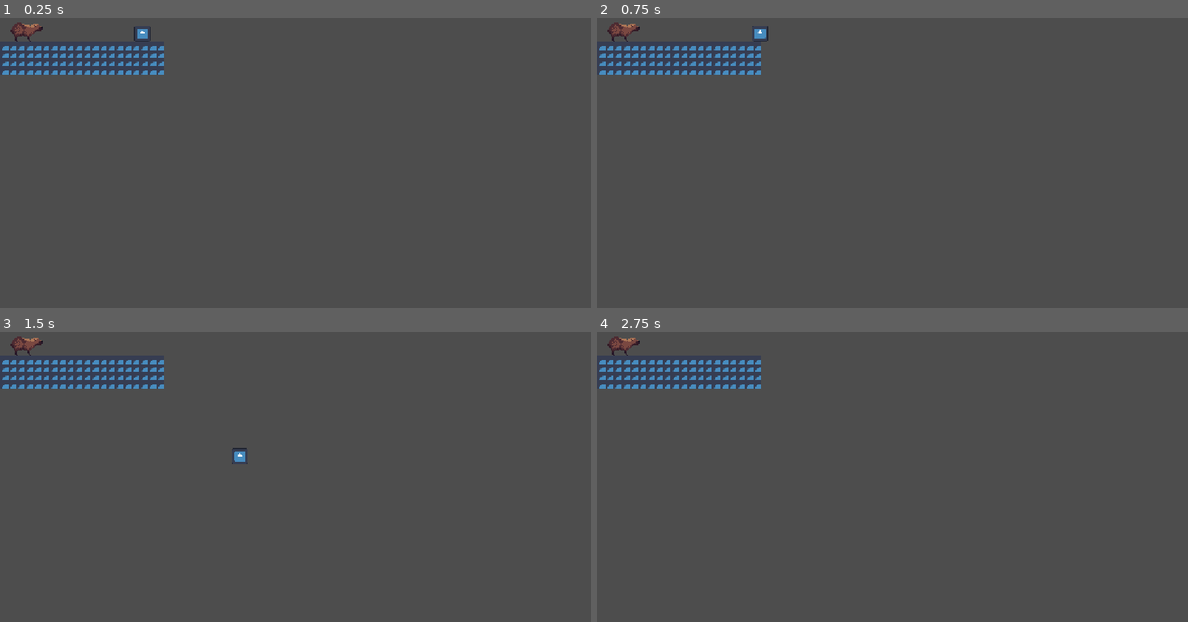
Above: before the commit, frames 1-4 (two rows, left to right).
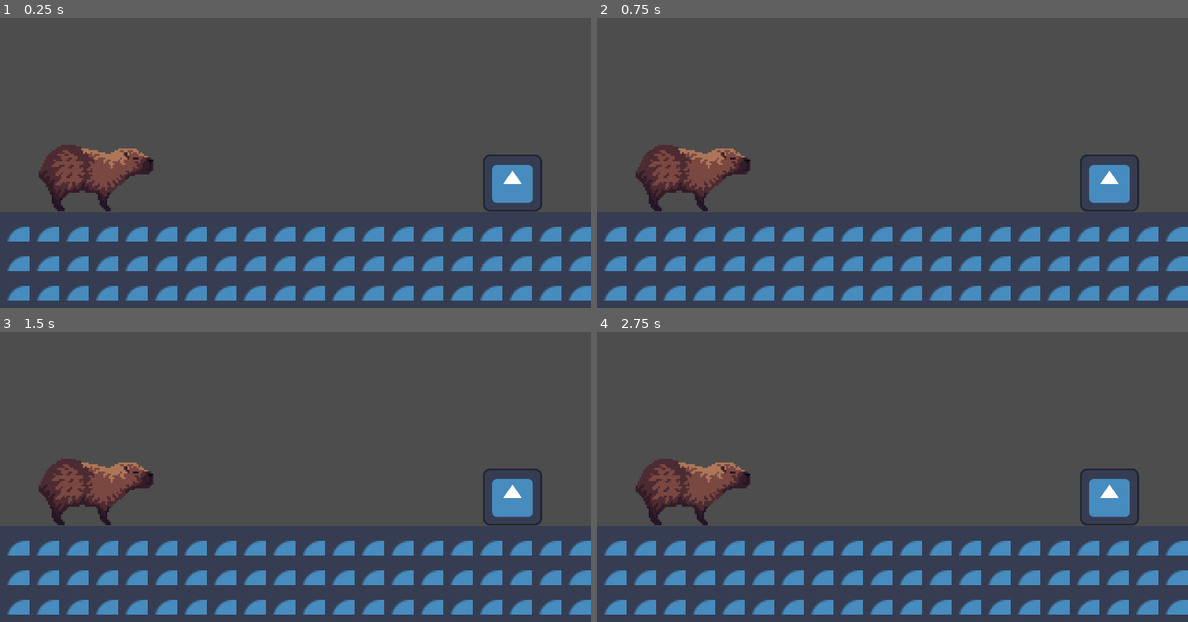
Above: after the commit, the same moments.

Repository: Kevin-Aluth/project-sasaki
Game: Godot game, scene res://mondo.tscn
Two runs of this game, one before a commit and one after it. Both use one fixed random seed, a clock stepped at 60 frames per second and the inputs below. The engine's default icon, where the game draws it, is replaced by a stand-in: a white triangle on a blue panel in a dark square.
Inputs (mouse positions are in pixels of both pictures, inside the frame that each line leads up to):
- Up to frame 1 (0.25 s): no input
- Up to frame 2 (0.75 s): tap Enter (ui_accept) at 0.5 s; move the mouse to (1022, 125) at 0.52 s; press the mouse at (1022, 125) at 0.53 s; hold Right (ui_right) from 0.53 s (still down); tap Z (attack) at 0.6 s
- Up to frame 3 (1.5 s): keep holding Right (ui_right); tap Enter (ui_accept) at 0.77, 1.07 s; move the mouse to (177, 471) at 1.27 s; release the mouse at (177, 471) at 1.28 s; click (177, 471) at 1.35 s
- Up to frame 4 (2.75 s): tap Enter (ui_accept) at 1.52, 1.82 s; tap E (interact, bound only after the commit) at 1.55, 2.1 s; move the mouse to (951, 384) at 2.02 s; release Right (ui_right) at 2.03 s; hold Left (ui_left) from 2.03 s (still down); hold Enter (ui_accept) from 2.03 s (still down); click (951, 384) at 2.17 s

The runs differ from the first frame. In frame 1, 15% of the frame differs, in the area x 0-100%, y 1-98%; in frame 2, 15%; in frame 3, 15%; in frame 4, 14%.

Commit message:
Project merge setup

Diff:
--- a/dialogue_manager.tscn
+++ b/dialogue_manager.tscn
@@ -1,6 +1,6 @@
 [gd_scene format=3 uid="uid://bgpnwdy5lhc8j"]
 
-[ext_resource type="Script" uid="uid://boyvw7lnnxf1l" path="res://Scripts/dialogue_manager.gd" id="1_k6lpl"]
+[ext_resource type="Script" uid="uid://ll44o04pemfc" path="res://scripts/dialogue_manager.gd" id="1_k6lpl"]
 [ext_resource type="Texture2D" uid="uid://ba77w8eu5ci68" path="res://icon.svg" id="2_iove5"]
 
 [sub_resource type="LabelSettings" id="LabelSettings_riqys"]
--- a/npc_scene.tscn
+++ b/npc_scene.tscn
@@ -1,6 +1,6 @@
 [gd_scene format=3 uid="uid://7xu7yl6jeaok"]
 
-[ext_resource type="Script" uid="uid://bqsmejf8i0nse" path="res://Scripts/npc_scene.gd" id="1_6m1gt"]
+[ext_resource type="Script" uid="uid://bqsmejf8i0nse" path="res://scripts/npc_scene.gd" id="1_6m1gt"]
 [ext_resource type="Texture2D" uid="uid://cvbr873fj8g8v" path="res://charlieTheCapybaraAnimationSheet.png" id="1_t52ji"]
 
 [sub_resource type="CapsuleShape2D" id="CapsuleShape2D_bhunq"]
--- a/player_scene.tscn
+++ b/player_scene.tscn
@@ -1,6 +1,6 @@
 [gd_scene format=3 uid="uid://cgiy00kx2j4aa"]
 
-[ext_resource type="Script" uid="uid://cnk5tishrjuar" path="res://Scripts/player.gd" id="1_g5c48"]
+[ext_resource type="Script" uid="uid://wd0wlrriisj" path="res://scripts/player.gd" id="1_g5c48"]
 [ext_resource type="Texture2D" uid="uid://ba77w8eu5ci68" path="res://icon.svg" id="1_g662q"]
 
 [sub_resource type="RectangleShape2D" id="RectangleShape2D_bhunq"]
--- a/project.godot
+++ b/project.godot
@@ -21,7 +21,11 @@
 
 [display]
 
+window/size/viewport_width=320
+window/size/viewport_height=180
 window/size/mode=3
+window/size/window_width_override=1280
+window/size/window_height_override=720
 window/stretch/mode="canvas_items"
 window/stretch/aspect="expand"
 
@@ -30,6 +34,48 @@
 attack={
 "deadzone": 0.2,
 "events": [Object(InputEventKey,"resource_local_to_scene":false,"resource_name":"","device":-1,"window_id":0,"alt_press …(192 unchanged characters)…
+, Object(InputEventJoypadButton,"resource_local_to_scene":false,"resource_name":"","device":-1,"button_index":1,"pressure":0.0,"pressed":false,"script":null)
+]
+}
+interact={
+"deadzone": 0.2,
+"events": [Object(InputEventKey,"resource_local_to_scene":false,"resource_name":"","device":-1,"window_id":0,"alt_pressed":false,"shift_pressed":false,"ctrl_pressed":false,"meta_pressed":false,"pressed":false,"keycode":0,"physical_keycode":69,"key_label":0,"unicode":101,"location":0,"echo":false,"script":null)
+, Object(InputEventJoypadButton,"resource_local_to_scene":false,"resource_name":"","device":-1,"button_index":2,"pressure":0.0,"pressed":true,"script":null)
+]
+}
+up={
+"deadzone": 0.2,
+"events": [Object(InputEventKey,"resource_local_to_scene":false,"resource_name":"","device":-1,"window_id":0,"alt_pressed":false,"shift_pressed":false,"ctrl_pressed":false,"meta_pressed":false,"pressed":false,"keycode":0,"physical_keycode":87,"key_label":0,"unicode":119,"location":0,"echo":false,"script":null)
+, Object(InputEventJoypadMotion,"resource_local_to_scene":false,"resource_name":"","device":-1,"axis":1,"axis_value":-1.0,"script":null)
+, Object(InputEventJoypadButton,"resource_local_to_scene":false,"resource_name":"","device":-1,"button_index":11,"pressure":0.0,"pressed":false,"script":null)
+]
+}
+down={
+"deadzone": 0.2,
+"events": [Object(InputEventKey,"resource_local_to_scene":false,"resource_name":"","device":-1,"window_id":0,"alt_pressed":false,"shift_pressed":false,"ctrl_pressed":false,"meta_pressed":false,"pressed":false,"keycode":0,"physical_keycode":83,"key_label":0,"unicode":115,"location":0,"echo":false,"script":null)
+, Object(InputEventJoypadMotion,"resource_local_to_scene":false,"resource_name":"","device":-1,"axis":1,"axis_value":1.0,"script":null)
+, Object(InputEventJoypadButton,"resource_local_to_scene":false,"resource_name":"","device":-1,"button_index":12,"pressure":0.0,"pressed":false,"script":null)
+]
+}
+left={
+"deadzone": 0.2,
+"events": [Object(InputEventKey,"resource_local_to_scene":false,"resource_name":"","device":-1,"window_id":0,"alt_pressed":false,"shift_pressed":false,"ctrl_pressed":false,"meta_pressed":false,"pressed":false,"keycode":0,"physical_keycode":65,"key_label":0,"unicode":97,"location":0,"echo":false,"script":null)
+, Object(InputEventJoypadMotion,"resource_local_to_scene":false,"resource_name":"","device":-1,"axis":0,"axis_value":-1.0,"script":null)
+, Object(InputEventJoypadButton,"resource_local_to_scene":false,"resource_name":"","device":-1,"button_index":13,"pressure":0.0,"pressed":false,"script":null)
+]
+}
+right={
+"deadzone": 0.2,
+"events": [Object(InputEventKey,"resource_local_to_scene":false,"resource_name":"","device":-1,"window_id":0,"alt_pressed":false,"shift_pressed":false,"ctrl_pressed":false,"meta_pressed":false,"pressed":false,"keycode":0,"physical_keycode":68,"key_label":0,"unicode":100,"location":0,"echo":false,"script":null)
+, Object(InputEventJoypadMotion,"resource_local_to_scene":false,"resource_name":"","device":-1,"axis":0,"axis_value":1.0,"script":null)
+, Object(InputEventJoypadButton,"resource_local_to_scene":false,"resource_name":"","device":-1,"button_index":14,"pressure":0.0,"pressed":false,"script":null)
+]
+}
+accept={
+"deadzone": 0.2,
+"events": [Object(InputEventMouseButton,"resource_local_to_scene":false,"resource_name":"","device":-1,"window_id":0,"alt_pressed":false,"shift_pressed":false,"ctrl_pressed":false,"meta_pressed":false,"button_mask":1,"position":Vector2(597, 21),"global_position":Vector2(616, 117),"factor":1.0,"button_index":1,"canceled":false,"pressed":true,"double_click":false,"script":null)
+, Object(InputEventKey,"resource_local_to_scene":false,"resource_name":"","device":-1,"window_id":0,"alt_pressed":false,"shift_pressed":false,"ctrl_pressed":false,"meta_pressed":false,"pressed":false,"keycode":0,"physical_keycode":32,"key_label":0,"unicode":32,"location":0,"echo":false,"script":null)
+, Object(InputEventJoypadButton,"resource_local_to_scene":false,"resource_name":"","device":-1,"button_index":0,"pressure":0.0,"pressed":false,"script":null)
 ]
 }
 
--- a/scenes/attacks/player_basic_hit.tscn
+++ b/scenes/attacks/player_basic_hit.tscn
@@ -3,6 +3,7 @@
 [ext_resource type="PackedScene" path="res://scenes/attacks/cell_attack.tscn" id="1_base"]
 
 [node name="PlayerBasicHit" unique_id=1826879402 instance=ExtResource("1_base")]
+cell_size = 20
 warning_time = 0.0
 active_color = Color(0.2, 0.6, 1, 0.7)
 
--- a/scenes/grid fight/damage_test.tscn
+++ b/scenes/grid fight/damage_test.tscn
@@ -1,14 +1,16 @@
 [gd_scene format=3 uid="uid://cndysq66umv0o"]
 
-[ext_resource type="Script" uid="uid://c0qw4knw62k" path="res://scripts/tests/damage_test.gd" id="1_test"]
-[ext_resource type="Script" uid="uid://bh0qer1x26tpj" path="res://scripts/grid/grid_manager.gd" id="2_grid"]
+[ext_resource type="Script" uid="uid://7gb6lbkh0fm6" path="res://scripts/tests/damage_test.gd" id="1_test"]
+[ext_resource type="Script" uid="uid://na2mylggdgnd" path="res://scripts/grid/grid_manager.gd" id="2_grid"]
 [ext_resource type="PackedScene" uid="uid://d2d5y15ien3g8" path="res://scenes/grid fight/sasaki_grid.tscn" id="3_player"]
 
 [node name="DamageTest" type="Node2D" unique_id=696009766]
 script = ExtResource("1_test")
 
 [node name="GridManager" type="Node2D" parent="." unique_id=696226010]
-position = Vector2(200, 75)
+position = Vector2(33, 19)
 script = ExtResource("2_grid")
+cell_size = 20
 
 [node name="Player" parent="GridManager" unique_id=1501503599 instance=ExtResource("3_player")]
+position = Vector2(80, 39)
--- a/scenes/grid fight/sasaki_grid.tscn
+++ b/scenes/grid fight/sasaki_grid.tscn
@@ -1,22 +1,22 @@
 [gd_scene format=3 uid="uid://d2d5y15ien3g8"]
 
-[ext_resource type="Script" uid="uid://bemhun2jwhfxd" path="res://scripts/grid/sasaki_grid.gd" id="1_5ulc8"]
+[ext_resource type="Script" uid="uid://dk4d74yv844pc" path="res://scripts/grid/sasaki_grid.gd" id="1_5ulc8"]
 [ext_resource type="SpriteFrames" uid="uid://pjfnvojy8hkj" path="res://sprites/characters/player_frames.tres" id="2_kayyj"]
 [ext_resource type="Script" uid="uid://ip262ml80i7i" path="res://scripts/components/health_component.gd" id="3_health"]
-[ext_resource type="Script" uid="uid://c7vqant014pyw" path="res://scripts/components/hurtbox_component.gd" id="4_hurtbox"]
-[ext_resource type="Script" uid="uid://ck28fl20hnyam" path="res://scripts/components/grid_mover.gd" id="5_mover"]
+[ext_resource type="Script" uid="uid://m16mg23vt5d4" path="res://scripts/components/hurtbox_component.gd" id="4_hurtbox"]
+[ext_resource type="Script" uid="uid://duqhsitvasu2o" path="res://scripts/grid/grid_mover.gd" id="5_kayyj"]
 [ext_resource type="Script" uid="uid://d3vv2n1113rge" path="res://scripts/components/character_animator.gd" id="6_kns1s"]
-[ext_resource type="Script" uid="uid://bfyalh50igqf5" path="res://scripts/components/attack_component.gd" id="7_teb7w"]
+[ext_resource type="Script" uid="uid://douswabfwcxdw" path="res://scripts/components/attack_component.gd" id="7_teb7w"]
 [ext_resource type="Script" uid="uid://dv40iit7qdcpe" path="res://scripts/attacks/attack_data.gd" id="8_83l3x"]
 [ext_resource type="Resource" path="res://scenes/attacks/player_basic.tres" id="9_4icjc"]
 
 [sub_resource type="CapsuleShape2D" id="CapsuleShape2D_h1via"]
-radius = 26.0
-height = 54.0
+radius = 8.0
+height = 16.0
 
 [sub_resource type="CapsuleShape2D" id="CapsuleShape2D_1l68p"]
-radius = 26.0
-height = 52.0
+radius = 7.0
+height = 14.0
 
 [sub_resource type="Animation" id="Animation_wy68k"]
 length = 0.3333333333333333
@@ -155,8 +155,8 @@
 script = ExtResource("1_5ulc8")
 
 [node name="AnimatedSprite2D" type="AnimatedSprite2D" parent="." unique_id=2136378983]
-position = Vector2(0, -34)
-scale = Vector2(3, 3)
+position = Vector2(1, -11)
+scale = Vector2(0.5, 0.5)
 sprite_frames = ExtResource("2_kayyj")
 animation = &"attack_down"
 autoplay = "idle_down"
@@ -178,7 +178,7 @@
 shape = SubResource("CapsuleShape2D_1l68p")
 
 [node name="GridMover" type="Node" parent="." unique_id=1526357563]
-script = ExtResource("5_mover")
+script = ExtResource("5_kayyj")
 move_speed = 35.0
 
 [node name="CharacterAnimator" type="Node" parent="." unique_id=1812441549]
--- a/Scripts/dialogue_manager.gd
+++ b/scripts/dialogue_manager.gd
@@ -68,7 +68,7 @@
 func _unhandled_input(event: InputEvent) -> void:
 	if not dialog_box.visible:
 		return
-	var pressed := event.is_action_pressed("ui_accept")
+	var pressed := event.is_action_pressed("accept")
 
 	if event is InputEventMouseButton:
 		pressed = pressed or (event.pressed and event.button_index == MOUSE_BUTTON_LEFT)
--- a/Scripts/player.gd
+++ b/scripts/player.gd
@@ -24,7 +24,7 @@
 		velocity.y = 0.0
 
 	if can_move:
-		var direction := Input.get_axis("ui_left", "ui_right")
+		var direction := Input.get_axis("left", "right")
 		velocity.x = direction * speed
 	else:
 		velocity.x = 0.0
Not shown, removed: Scripts/dialogue_manager.gd.uid
Not shown, removed: Scripts/npc_scene.gd.uid
Not shown, removed: Scripts/player.gd.uid
Not shown, changed: scripts/components/attack_component.gd.uid
Not shown, removed: scripts/components/grid_mover.gd.uid
Not shown, changed: scripts/components/hitbox_component.gd.uid
Not shown, changed: scripts/components/hurtbox_component.gd.uid
Not shown, added: scripts/dialogue_manager.gd.uid
Not shown, changed: scripts/grid/grid_manager.gd.uid
Renamed: scripts/components/grid_mover.gd -> scripts/grid/grid_mover.gd
Not shown, added: scripts/grid/grid_mover.gd.uid
Not shown, changed: scripts/grid/sasaki_grid.gd.uid
(and 4 more such lines)
